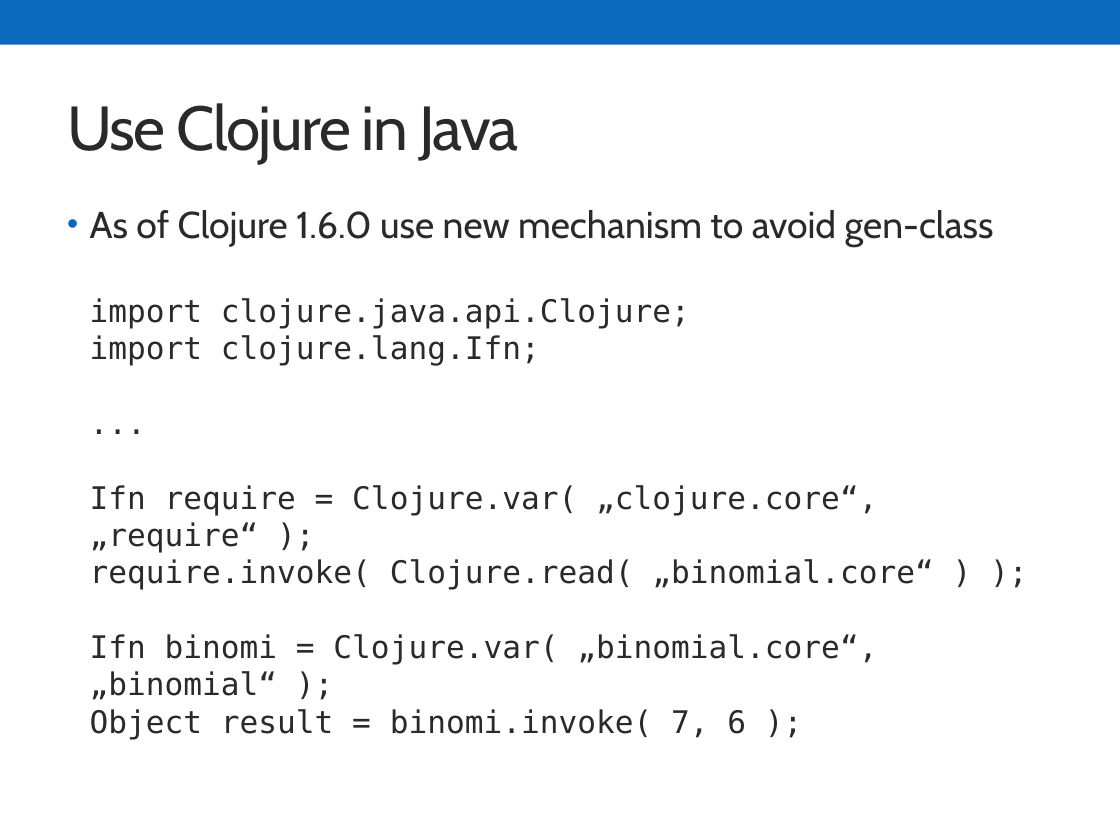
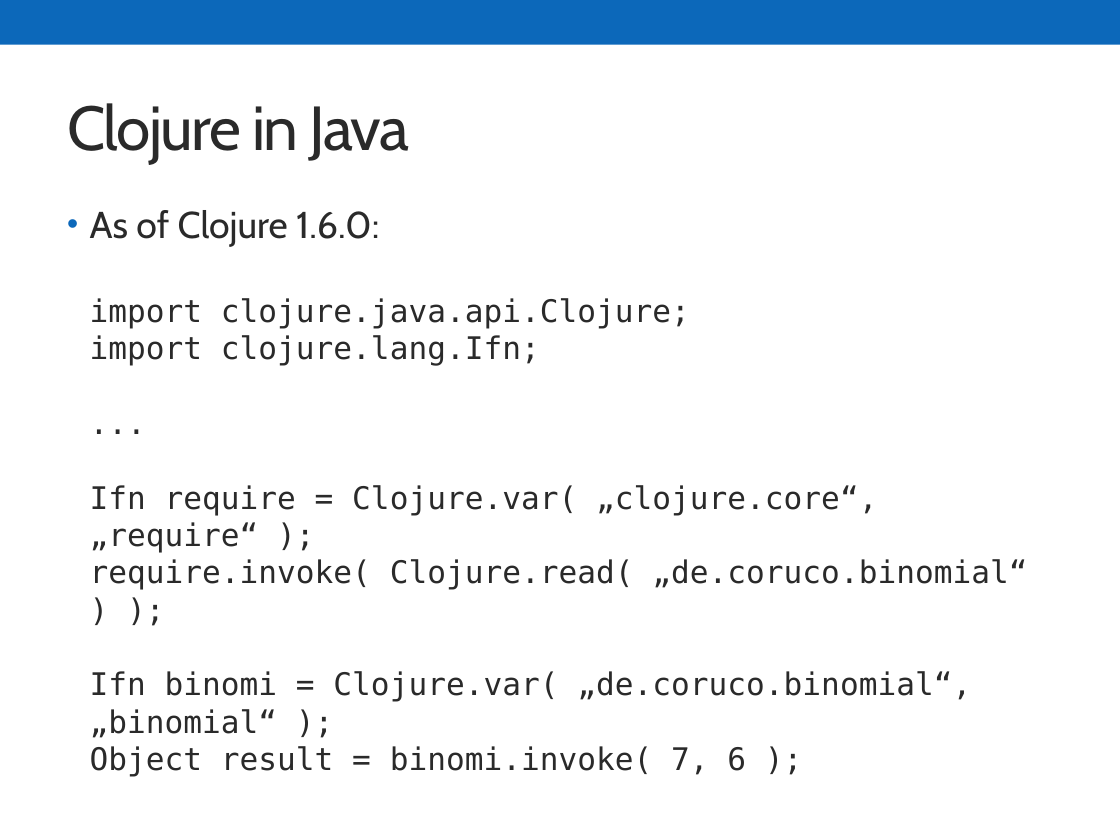
Before and after one commit to skonair/presentations, a slide deck: slide 31 of jugbi-fp-20141119/20141119_FP.pptx (slide 22 before the commit). Drawn at 1120x840 pixels with LibreOffice and Linux fonts; fonts in the diff are those of the drawing. Boxes give left, top, right and bottom in pixels: in the first picture for what was removed or moved away, otherwise in the second. Text is boxed around its words. In the diff, an @@ line names an element or a change of style, - is before the commit and + after.

Commit message:
Clojure part extended for reader and macro section

```diff
--- a/jugbi-fp-20141119/20141119_FP.pptx
+++ b/jugbi-fp-20141119/20141119_FP.pptx
@@ title at <box>67,103,409,165</box>: text changed @@
-Use Clojure in Java
+Clojure in Java
@@ text at <box>90,210,1027,777</box>: text changed @@
-• As of Clojure 1.6.0 use new mechanism to avoid gen-class
-  import clojure.java.api.Clojure;
-  import clojure.lang.Ifn;
-  ...
-  Ifn require = Clojure.var( „clojure.core“, „require“ );
-  require.invoke( Clojure.read( „binomial.core“ ) );
-  Ifn binomi = Clojure.var( „binomial.core“, „binomial“ );
-  Object result = binomi.invoke( 7, 6 );
+• As of Clojure 1.6.0:
+  import clojure.java.api.Clojure;
+  import clojure.lang.Ifn;
+  ...
+  Ifn require = Clojure.var( „clojure.core“, „require“ );
+  require.invoke( Clojure.read( „de.coruco.binomial“ ) );
+  Ifn binomi = Clojure.var( „de.coruco.binomial“, „binomial“ );
+  Object result = binomi.invoke( 7, 6 );
```
Also in this commit, not shown: 3 other slides changed, 10 slides added, 1 slide removed.
